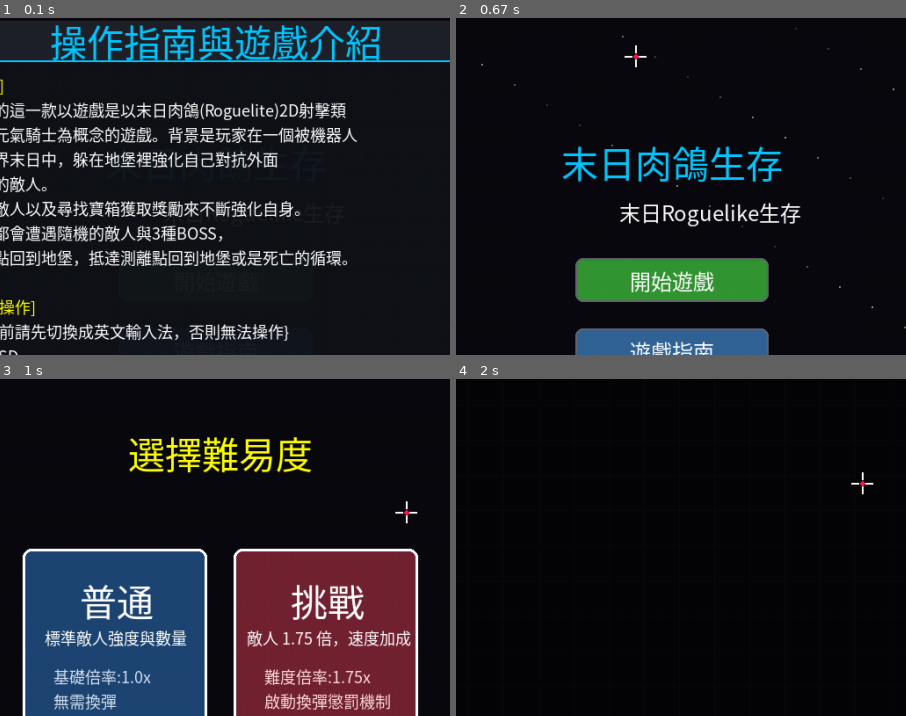
Above: before the commit, frames 1-4 (two rows, left to right).
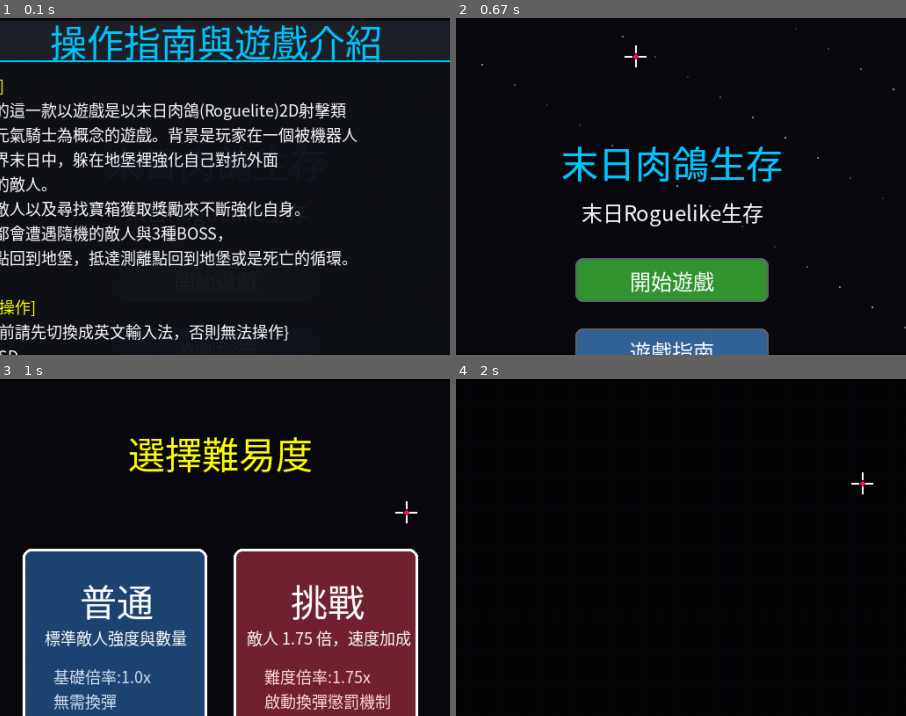
Above: after the commit, the same moments.

Repository: Bruse527/pygame-
Game: pygame game, started from pygame 專題遊戲末日Roguelike生存.py
The game is run twice, just before and just after one commit, with the same random seed, the same clock (stepped at 60 frames per second) and the same inputs.
Inputs (mouse positions are % of the whole screen's width and height, from its top left):
- Up to frame 1 (0.1 s): no input
- Up to frame 2 (0.67 s): press the mouse at (50, 66) at 0.37 s; move the mouse to (48, 44) at 0.47 s; release the mouse at (46, 23) at 0.6 s
- Up to frame 3 (1 s): press the mouse at (50, 56) at 0.7 s; move the mouse to (60, 46) at 0.8 s; release the mouse at (71, 37) at 0.93 s
- Up to frame 4 (2 s): press the mouse at (39, 57) at 1.03 s; move the mouse to (37, 43) at 1.13 s; release the mouse at (36, 29) at 1.27 s; click (12, 28) at 1.38 s; click (71, 32) at 1.72 s
The pictures show only the part of the screen within x 26-76%, y 17-67%; the shares and areas given below are measured in that part.

The runs differ from the first frame. In frame 2, 2.0% of the frame differs, in the area x 23-77%, y 37-63%; in frame 3, nothing differs; in frame 4, nothing differs.

Commit message:
Add files via upload

Diff:
--- a/pygame 專題遊戲末日Roguelike生存.py
+++ b/pygame 專題遊戲末日Roguelike生存.py
@@ -4715,9 +4715,19 @@
         title = large_font.render("末日肉鴿生存", True, BLUE)
         title_x = WIDTH//2 - title.get_width()//2
         title_y = HEIGHT//2 - 120
-
         screen.blit(title, (title_x, title_y))
-        screen.blit(font.render("末日Roguelike生存", True, WHITE), (WIDTH//2 - 60, HEIGHT//2 - 50))
+
+        # 大標題置中
+        title = large_font.render("末日肉鴿生存", True, BLUE)
+        title_x = WIDTH//2 - title.get_width()//2
+        title_y = HEIGHT//2 - 120
+        screen.blit(title, (title_x, title_y))
+
+        # 副標題動態置中
+        subtitle = font.render("末日Roguelike生存", True, WHITE)
+        subtitle_x = WIDTH//2 - subtitle.get_width()//2
+        subtitle_y = HEIGHT//2 - 50
+        screen.blit(subtitle, (subtitle_x, subtitle_y))
 
         draw_hover_button(screen, start_button, "開始遊戲", (50, 150, 50), (100, 200, 100))
         # 按鈕名稱
